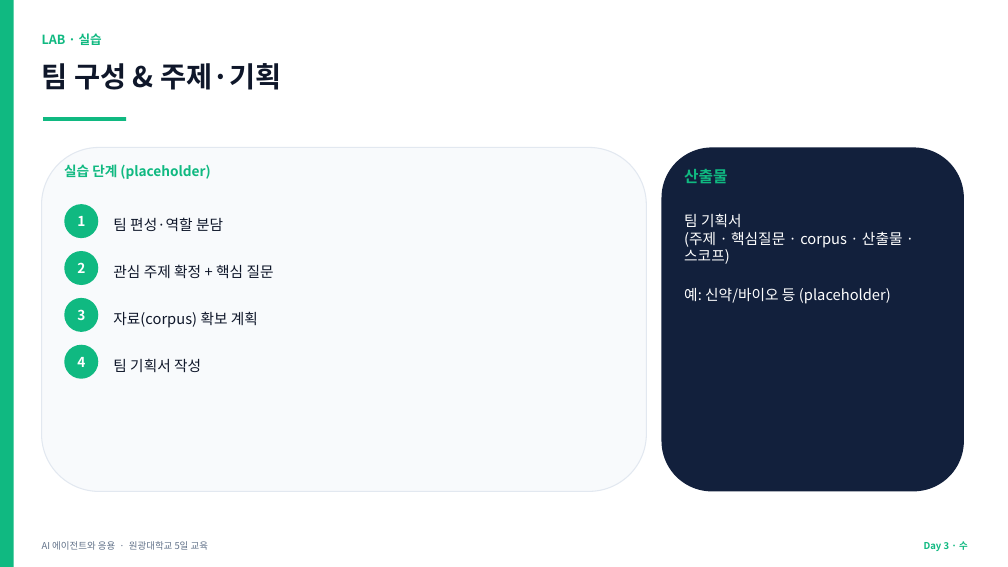
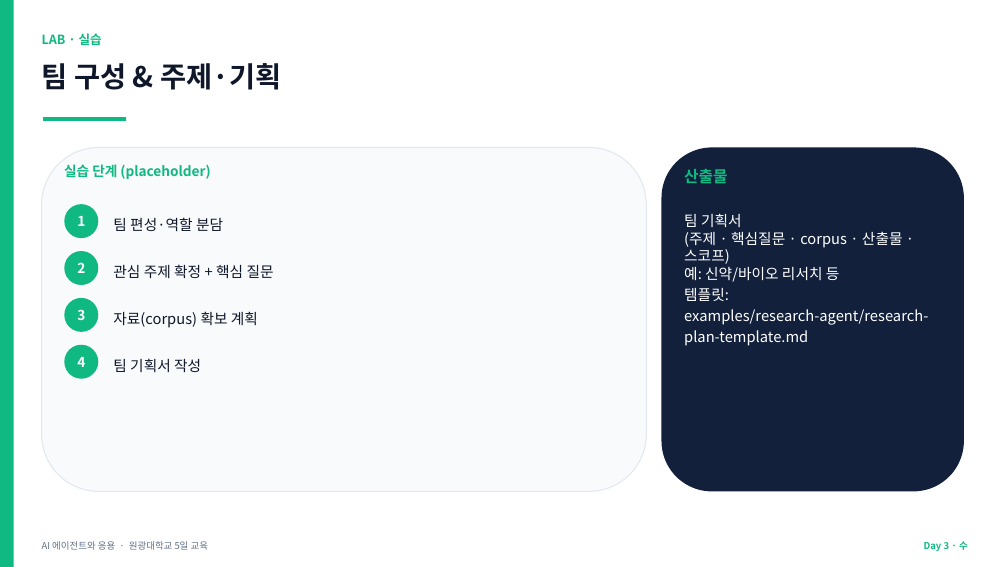
Before and after one commit to jyshin-22/wku-ai-agent-program, a slide deck: slide 24 of slides/day3.pptx. Drawn at 1008x567 pixels with LibreOffice and Linux fonts; fonts in the diff are those of the drawing. Boxes give left, top, right and bottom in pixels: in the first picture for what was removed or moved away, otherwise in the second. Text is boxed around its words. In the diff, an @@ line names an element or a change of style, - is before the commit and + after.

```diff
--- a/slides/day3.pptx
+++ b/slides/day3.pptx
@@ text at <box>684,213,928,346</box>: text changed @@
-팀 기획서
-(주제 · 핵심질문 · corpus · 산출물 · 스코프)
-예: 신약/바이오 등 (placeholder)
+팀 기획서
+(주제 · 핵심질문 · corpus · 산출물 · 스코프)
+예: 신약/바이오 리서치 등
+템플릿: examples/research-agent/research-plan-template.md
```
Also in this commit, not shown: 3 other slides changed, 11 other files.
